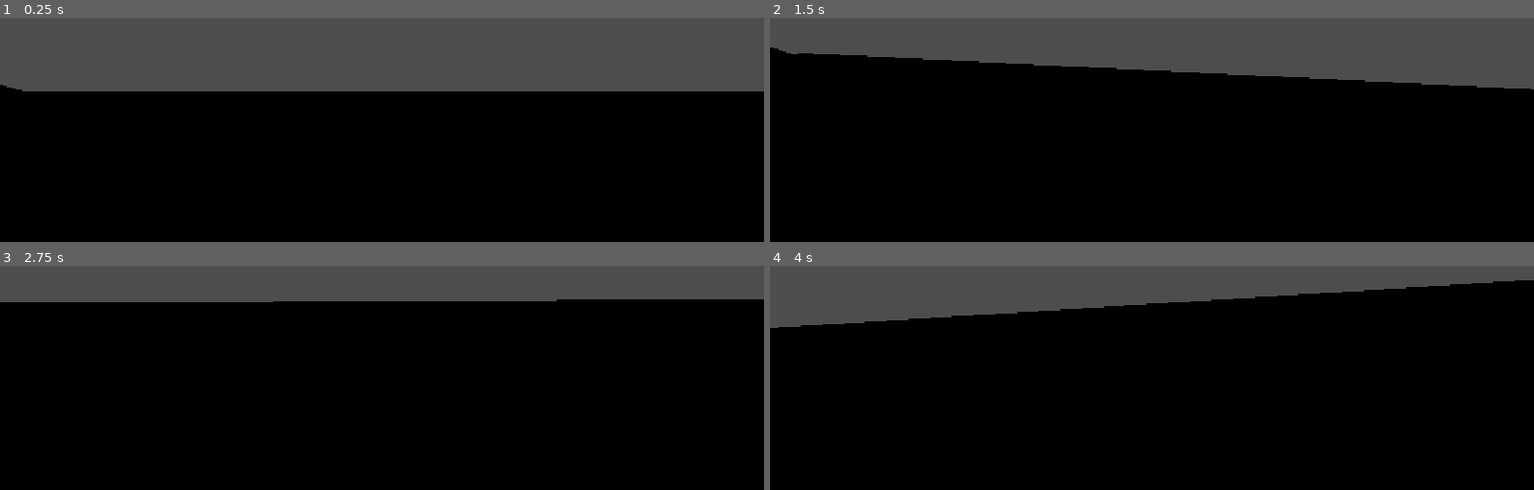
Above: before the commit, frames 1-4 (two rows, left to right).
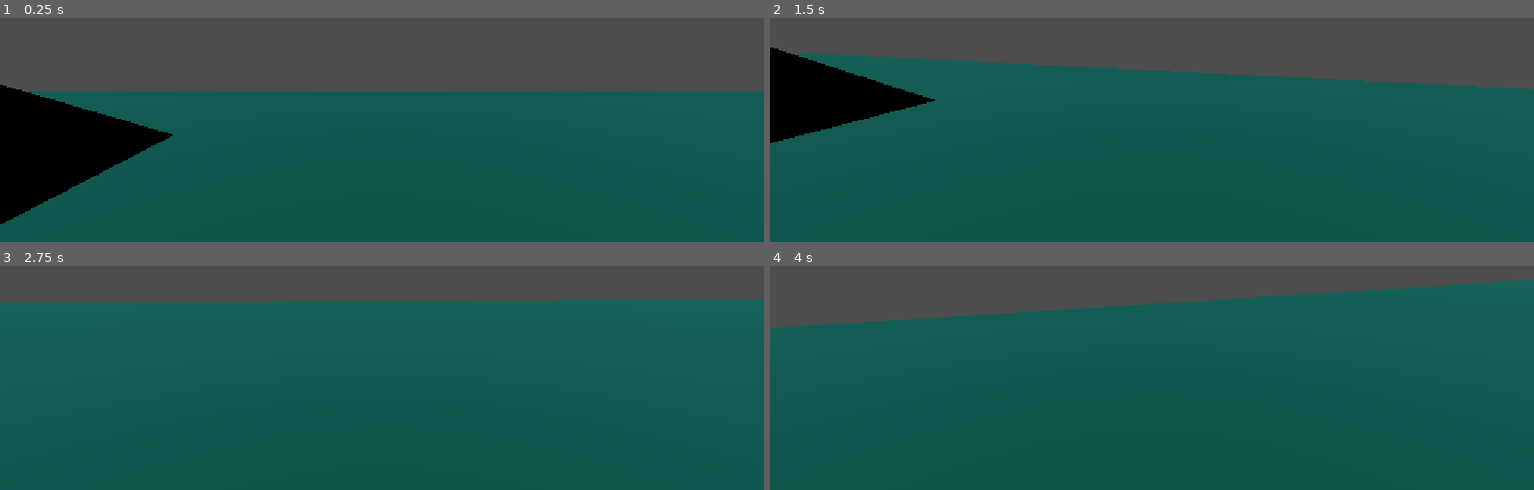
Above: after the commit, the same moments.

Repository: tamayotimothy13/3d-horrorGame
Game: Godot game, scene res://scenes/environments/training_ground_map.tscn
The game is run twice, just before and just after one commit, with the same random seed, the same clock (stepped at 60 frames per second) and the same inputs.
Inputs (mouse positions are in pixels of both pictures, inside the frame that each line leads up to):
- Up to frame 1 (0.25 s): no input
- Up to frame 2 (1.5 s): move the mouse to (1190, 24) at 0.52 s; hold F (flashlight) 0.53-1.28 s; hold W (walk_forward) from 0.53 s (still down); click (1190, 24) at 0.67 s; tap Space (jump) at 0.77 s; move the mouse to (1113, 29) at 1.27 s; tap F (flashlight) at 1.35 s
- Up to frame 3 (2.75 s): keep holding W (walk_forward); tap Space (jump) at 1.52 s; move the mouse to (397, 268) at 2.02 s; hold F (flashlight) from 2.03 s (still down); tap ` (freefly) at 2.1 s
- Up to frame 4 (4 s): keep holding W (walk_forward); tap Enter at 2.75 s; move the mouse to (1144, 281) at 2.77 s; release F (flashlight) at 2.78 s; tap Shift (sprint) at 2.85 s; click (1144, 281) at 2.92 s; tap Space (jump) at 3.02, 3.77 s; tap F (flashlight) at 3.05 s; move the mouse to (1205, 281) at 3.52 s; hold F (flashlight) from 3.53 s (still down)

The runs differ from the first frame. In frame 1, 60% of the frame differs, in the area x 0-100%, y 32-100%; in frame 2, 72%; in frame 3, 84%, in the area x 0-100%, y 14-100%; in frame 4, 83%.

Commit message:
inayos yung mga mali :(

Diff:
--- a/scenes/environments/training_ground_map.tscn
+++ b/scenes/environments/training_ground_map.tscn
@@ -43,9 +43,6 @@
 [node name="TrainingGroundMap" type="Node3D" unique_id=1809367157]
 script = ExtResource("1_3qjxq")
 
-[node name="light" parent="." unique_id=1675719144 instance=ExtResource("2_ad4cf")]
-transform = Transform3D(1, 0, 0, 0, -4.371139e-08, 1, 0, -1, -4.371139e-08, -41.262352, 4.264902, 85.6069)
-
 [node name="NavigationRegion3D" type="NavigationRegion3D" parent="." unique_id=907733695]
 navigation_mesh = SubResource("NavigationMesh_27gba")
 
@@ -299,4 +296,12 @@
 [node name="SpawnPoint" parent="." unique_id=410795249 instance=ExtResource("3_3qjxq")]
 transform = Transform3D(1, 0, 0, 0, 1, 0, 0, 0, 1, 109.65672, 28.334854, -48.442017)
 
+[node name="light" parent="." unique_id=1675719144 instance=ExtResource("2_ad4cf")]
+transform = Transform3D(1, 0, 0, 0, -4.371139e-08, 1, 0, -1, -4.371139e-08, -41.262352, 4.264902, 85.6069)
+
+[node name="DirectionalLight3D" type="DirectionalLight3D" parent="." unique_id=281226707]
+transform = Transform3D(1, 0, 0, 0, -4.371139e-08, 1, 0, -1, -4.371139e-08, 0, 60.01523, 0)
+light_color = Color(0.4506483, 0.4506483, 0.45064825, 1)
+sky_mode = 1
+
 [connection signal="body_entered" from="TriggerZone" to="." method="_on_trigger_zone_body_entered"]
--- a/scenes/objects/flashlight_1.tscn
+++ b/scenes/objects/flashlight_1.tscn
@@ -1,9 +1,8 @@
 [gd_scene format=3 uid="uid://vva8r34hd3yy"]
 
-[ext_resource type="Script" uid="uid://c5vq6ocilsq35" path="res://scenes/objects/flashlight_1.gd" id="1_a5sx5"]
+[ext_resource type="Script" uid="uid://c5vq6ocilsq35" path="res://scripts/objects/flashlight_1.gd" id="1_a5sx5"]
 
 [node name="flashlight_1" type="SpotLight3D" unique_id=2019525122]
-shadow_enabled = true
 spot_range = 15.0
 spot_angle = 30.0
 script = ExtResource("1_a5sx5")
--- a/scenes/objects/light.tscn
+++ b/scenes/objects/light.tscn
@@ -1,6 +1,6 @@
 [gd_scene format=3 uid="uid://rwongc7enlc4"]
 
-[ext_resource type="Script" uid="uid://bsfyp277fed1o" path="res://scenes/objects/light.gd" id="1_yvhfm"]
+[ext_resource type="Script" uid="uid://bsfyp277fed1o" path="res://scripts/objects/light.gd" id="1_yvhfm"]
 
 [node name="light" type="OmniLight3D" unique_id=751037052]
 transform = Transform3D(1, 0, 0, 0, -4.371139e-08, 1, 0, -1, -4.371139e-08, 0, 0, 0)
Renamed: scenes/objects/flashlight_1.gd -> scripts/objects/flashlight_1.gd
Renamed: scenes/objects/flashlight_1.gd.uid -> scripts/objects/flashlight_1.gd.uid
Renamed: scenes/objects/light.gd -> scripts/objects/light.gd
Renamed: scenes/objects/light.gd.uid -> scripts/objects/light.gd.uid
